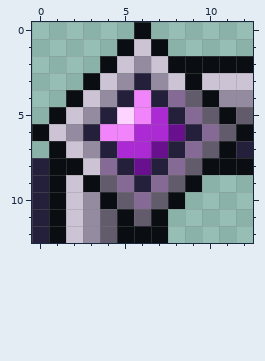
Two states of a pixel-art file, ArtSource/DungeonPixelLab/Native/Stage10/Portrait_Corner_TL.aseprite. Above, as it was before the edit.
14x14 pixels, 1 frame. The old version is drawn lined up with the new one, on the new canvas.
After:
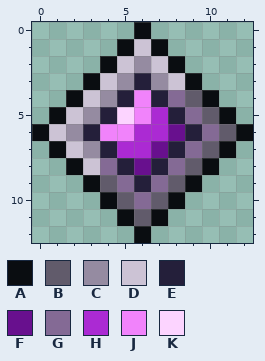
Palette (. is transparent): A #0a0d11  B #615b6b  C #958ba1  D #ccc3d5  E #241f3a  F #68108e  G #846a95  H #ab2ad3  J #f183fb  K #fcd4ff
The commit says: Fix responsive portrait framing and add Stage11 board art
From old to new:
canvas 14x14 -> 13x13, the old top-left corner now at -1,-1 (the part of the old canvas that was cut away was empty and is not shown)
@@ x 0..12 @@
  1 .....ADA.....
- 2 ....ADCDAAAAA
- 3 ...ADCECDADDD
- 4 ..ADCEJEGBACC
- 5 .ADCEKJHEGBAB
+ 2 ....ADCDA....
+ 3 ...ADCECDA...
+ 4 ..ADCEJEGBA..
+ 5 .ADCEKJHEGBA.
  6 ADCEJJHHFEGBA
- 7 .ADCEHHFEGBAE
- 8 EAADGEFEGBAAA
- 9 EADABGEGBA...
-10 EADCABGBA....
-11 EADCBABA.....
-12 EADCBAAA.....
+ 7 .ADCEHHFEGBA.
+ 8 ..ADGEFEGBA..
+ 9 ...ABGEGBA...
+10 ....ABGBA....
+11 .....ABA.....
+12 ......A......
Pixel boxes of the changes (left, top, right, bottom) in both pictures:
erased: (185, 56, 253, 175)
erased: (32, 158, 168, 243)
